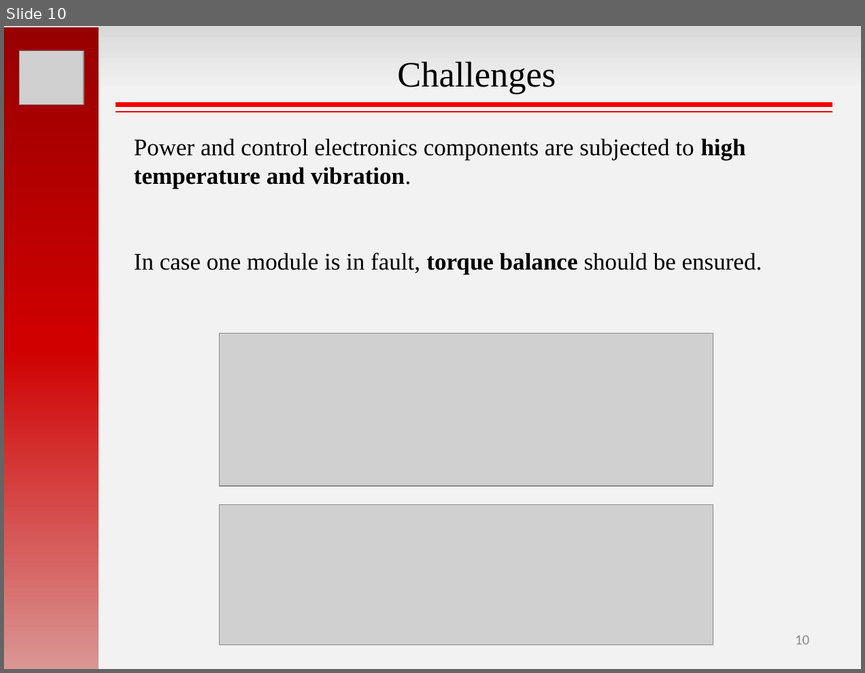
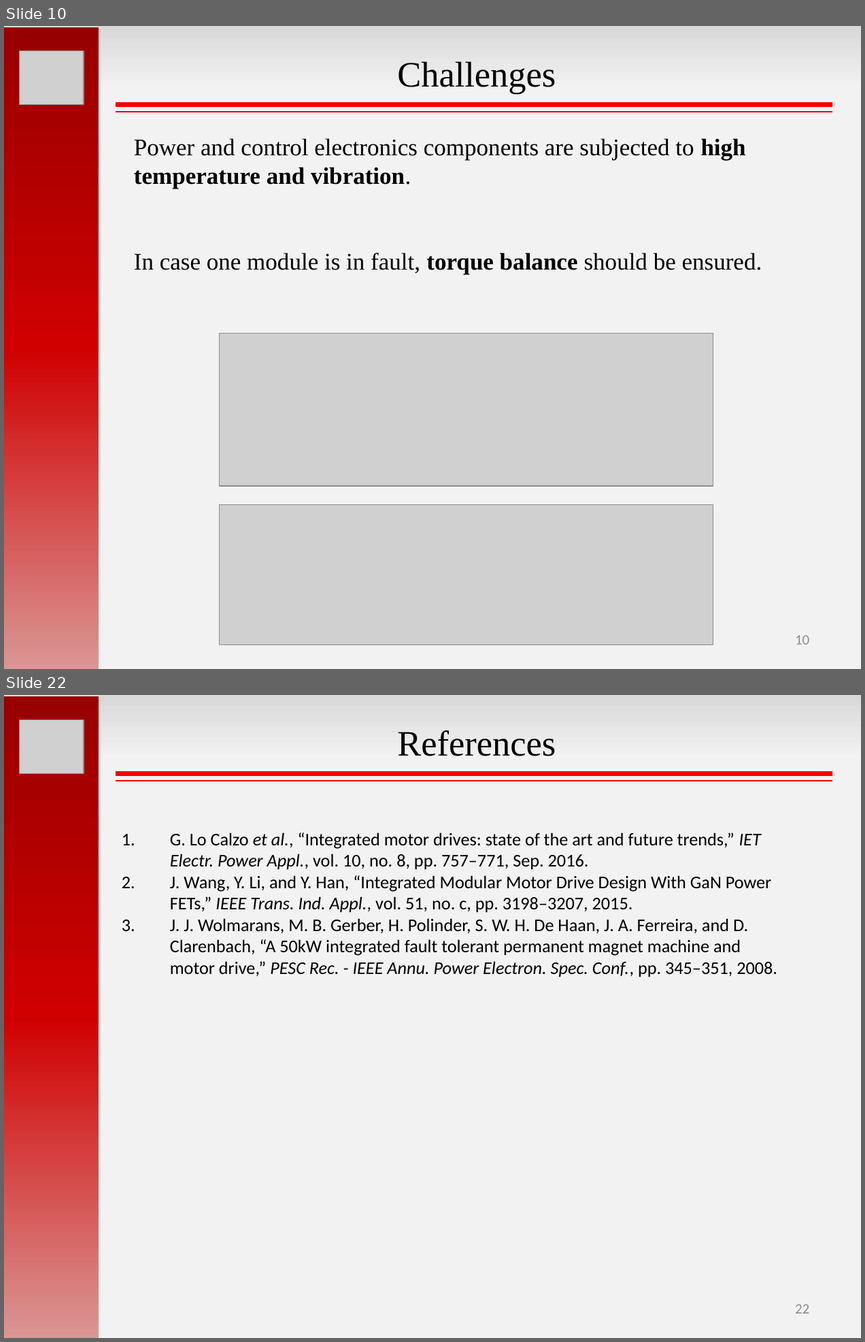
Before and after one commit to hakanpolat/IMMD, a slide deck: GRW2017/sunum/GRW2017_MesutUğur.pptx. Shown one above the other, each under a label of ours: slide 10 before the commit, slides 10 and 22 after it; the slides between them are not shown. The pictures are 865x673 and 865x1342 pixels, drawn with LibreOffice and Linux fonts; fonts in the diff are those of the drawing; grey boxes stand for pictures. Boxes give left, top, right and bottom in pixels: in the first picture for what was removed or moved away, otherwise in the second. Text is boxed around its words. In the diff, an @@ line names an element or a change of style, - is before the commit and + after.

```diff
--- a/GRW2017/sunum/GRW2017_MesutUğur.pptx
+++ b/GRW2017/sunum/GRW2017_MesutUğur.pptx
@@ slide 22 added at bbox=[4, 695, 861, 1338], background gradient #D9D9D9 to #F2F2F2 @@
@@ rectangle added at bbox=[4, 696, 99, 1338], fill gradient #970000 to #D00000 to #D99694 @@
@@ picture added at bbox=[20, 720, 84, 773] @@
@@ text added at bbox=[397, 730, 555, 756], 30 pt, text #000000 @@
+References
@@ line added from (116, 774) to (832, 774), #F20000 4 pt @@
@@ line added from (116, 781) to (832, 781), #F20000 1.5 pt @@
@@ text added at bbox=[170, 832, 777, 977], 15 pt, text #000000 @@
+1. G. Lo Calzo et al., “Integrated motor drives: state of the art and future trends,” IET Electr. Power Appl., vol. 10, no. 8, pp. 757–771, Sep. 2016.
+2. J. Wang, Y. Li, and Y. Han, “Integrated Modular Motor Drive Design With GaN Power FETs,” IEEE Trans. Ind. Appl., vol. 51, no. c, pp. 3198–3207, 2015.
+3. J. J. Wolmarans, M. B. Gerber, H. Polinder, S. W. H. De Haan, J. A. Ferreira, and D. Clarenbach, “A 50kW integrated fault tolerant permanent magnet machine and motor drive,” PESC Rec. - IEEE Annu. Power Electron. Spec. Conf., pp. 345–351, 2008.
@@ page number added at bbox=[795, 1304, 809, 1313], 12 pt, text #8C8C8C @@
+22
```
Also in this commit, not shown: 3 slides changed, 9 other slides added, 2 slides removed.
